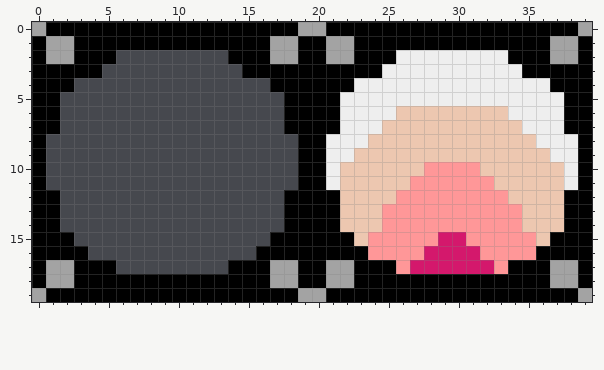
Pixel-art sprite -- assets/images/speed_meter-Sheet.png. Above: the version before the commit.
The file is 40x20 pixels.
Now the later version:
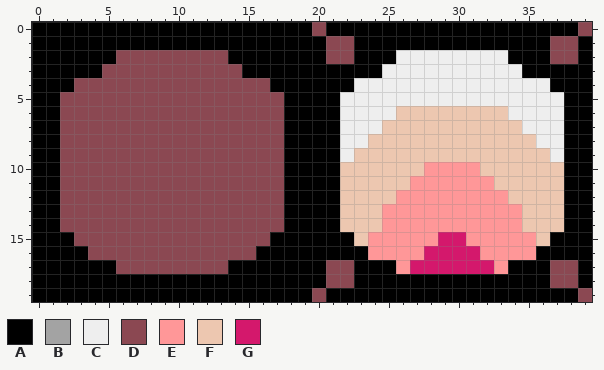
Palette (. is transparent): A #000000  B #a3a3a3  C #eeeeee  D #8b4852  E #ff9798  F #edc7b0  G #d4186c
Difference:
y 0: x 0 B -> A; x 19..20 BB -> AD; x 39 B -> D
y 1: x 1..2 BB -> AA; x 17..18 BB -> AA; x 21..22 BB -> DD; x 37..38 BB -> DD
y 2: x 1..2 BB -> AA; x 6..13 ........ -> DDDDDDDD; x 17..18 BB -> AA; x 21..22 BB -> DD; x 37..38 BB -> DD
y 3: x 5..14 .......... -> DDDDDDDDDD
y 4: x 3..16 .............. -> DDDDDDDDDDDDDD
y 5..7: x 2..17 ................ -> DDDDDDDDDDDDDDDD
y 8..11: x 1..18 .................. -> ADDDDDDDDDDDDDDDDA; x 21 C -> A; x 38 C -> A
y 12..14: x 2..17 ................ -> DDDDDDDDDDDDDDDD
y 15: x 3..16 .............. -> DDDDDDDDDDDDDD
y 16: x 4..15 ............ -> DDDDDDDDDDDD
y 17: x 1..2 BB -> AA; x 6..13 ........ -> DDDDDDDD; x 17..18 BB -> AA; x 21..22 BB -> DD; x 37..38 BB -> DD
y 18: x 1..2 BB -> AA; x 17..18 BB -> AA; x 21..22 BB -> DD; x 37..38 BB -> DD
y 19: x 0 B -> A; x 19..20 BB -> AD; x 39 B -> D
Pixel boxes of the changes (left, top, right, bottom) in both pictures:
changed: (32, 22, 354, 302)
changed: (550, 22, 592, 64)
changed: (564, 134, 578, 190)
changed: (550, 260, 592, 302)
